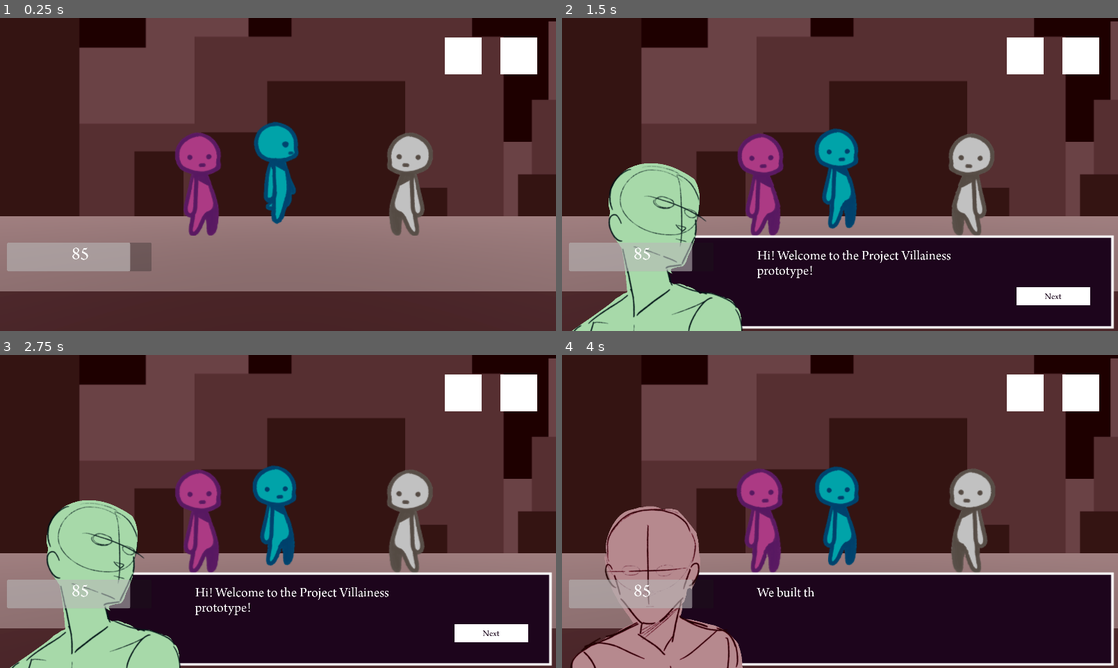
Above: before the commit, frames 1-4 (two rows, left to right).
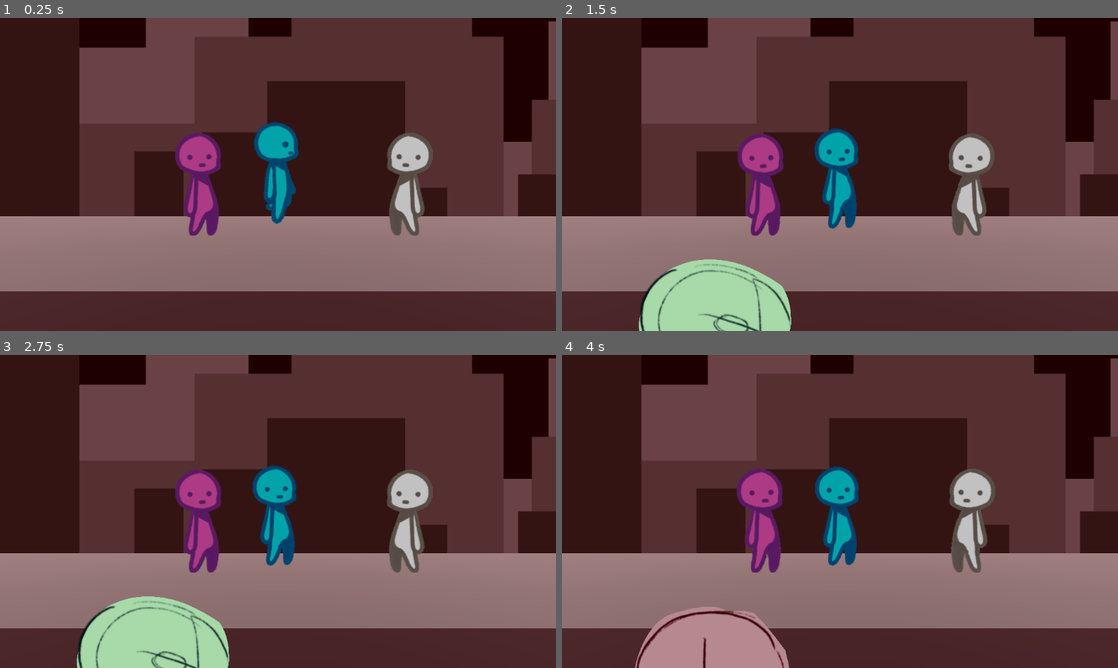
Above: after the commit, the same moments.

Repository: eigenstuffs/SRS
Game: Godot game, scene res://scenes/places/space.tscn
Same seed, same stepped clock (60 frames per second), same inputs: the game is played once before the commit and once after it.
Inputs (mouse positions are in pixels of both pictures, inside the frame that each line leads up to):
- Up to frame 1 (0.25 s): no input
- Up to frame 2 (1.5 s): tap Enter (ui_accept) at 0.5, 0.77 s; move the mouse to (962, 158) at 0.52 s; hold Right (ui_right) 0.53-1.25 s; click (962, 158) at 0.6 s; click (1079, 55) at 1.27 s
- Up to frame 3 (2.75 s): click (489, 633) at 2 s, where only the run before the commit has a clickable "Next"
- Up to frame 4 (4 s): click (1051, 633) at 2.75 s, where only the run before the commit has a clickable "Next"; move the mouse to (728, 527) at 3.52 s; hold Down (ui_down) from 3.53 s (still down); click (728, 527) at 3.6 s; tap Enter (ui_accept) at 3.77 s

The runs differ from the first frame. In frame 1, 3.9% of the frame differs, in the area x 1-97%, y 6-81%; in frame 2, 31%, in the area x 1-100%, y 6-100%; in frame 3, 31%; in frame 4, 30%.

Commit message:
basic book falling + shadow implementation

Diff:
--- a/project.godot
+++ b/project.godot
@@ -22,9 +22,8 @@
 
 [display]
 
-window/size/viewport_width=1920
-window/size/viewport_height=1080
 window/stretch/mode="viewport"
+window/vsync/vsync_mode=3
 
 [gui]
 
--- /dev/null
+++ b/tools/minigames/library/book/Spawner.gd
@@ -0,0 +1,15 @@
+extends Node3D
+
+var next_time = 0
+var time = 0
+
+const BOOK = preload('res://tools/minigames/library/book/book.tscn')
+
+func _process(delta: float) -> void:
+	if time >= next_time:
+		next_time += 1
+		var book : Book = BOOK.instantiate()
+		book.global_position = Vector3(randf_range(-5, 5), global_position.y, randf_range(-5, 5))
+		add_child(book)
+
+	time += delta
--- /dev/null
+++ b/tools/minigames/library/book/book.gd
@@ -0,0 +1,55 @@
+class_name Book extends Node3D
+## Webster dictionary
+##
+## [b]Note:[/b] While the cull mask for [member Book.RigidBody] is set to 1,
+##   the layer mask is initially 0. When the book hits a physics body with layer
+##   1, it will switch its layer mask to also be 1. This is so that falling books
+##   can never interact with other falling books, while grounded books can.
+
+@export var floor_position_y : float = 0.0
+@export var fall_speed : float = 1.0
+
+@onready var shadow : Shadow = $Shadow
+@onready var rigid_body : RigidBody3D = $RigidBody
+@onready var mesh : MeshInstance3D = $RigidBody/BookMesh
+@onready var origin_y : float = global_position.y
+
+var has_collided : bool = false
+var fade_time_seconds : float = 0.5
+var fade_alpha_start : float
+
+func _ready() -> void:
+	shadow.radius = 0
+	shadow.alpha = 0
+
+func _physics_process(delta: float) -> void:
+	if not has_collided:
+		# Fall at constant speed (no acceleration) until colliding
+		rigid_body.translate(fall_speed * delta * Vector3.DOWN)
+
+	if not is_instance_valid(shadow): return
+
+	var physics_position = rigid_body.global_transform.origin
+	var dist = physics_position.y - floor_position_y
+	# Smoothie smoothie blah blah
+	var t = 1 - dist / (origin_y - floor_position_y)
+	t = clampf(1 - pow(2, -10*t), 0, 1)
+
+	shadow.global_position = physics_position
+	shadow.radius = t
+	shadow.alpha = t
+
+func _on_rigid_body_body_entered(body: Node) -> void:
+	rigid_body.call_deferred('set_contact_monitor', false)
+	rigid_body.max_contacts_reported = 0
+	rigid_body.freeze = false
+	rigid_body.collision_layer |= 0b01
+
+	# To increase visual clarity, fade out shadow once book has hit the ground
+	shadow.fade_out()
+	has_collided = true
+
+
+func _on_shadow_on_fully_faded() -> void:
+	# Allow shadows on book to increase visual clarity for other falling books.
+	mesh.layers |= 0b10
--- /dev/null
+++ b/tools/minigames/library/book/book.tscn
@@ -0,0 +1,45 @@
+[gd_scene load_steps=7 format=3 uid="uid://cqrvo3iyralqd"]
+
+[ext_resource type="PackedScene" uid="uid://bu870ui04lo32" path="res://tools/minigames/library/book/shadow.tscn" id="1_ekthe"]
+[ext_resource type="Script" path="res://tools/minigames/library/book/book.gd" id="1_koc33"]
+
+[sub_resource type="PhysicsMaterial" id="PhysicsMaterial_ygqc5"]
+friction = 0.25
+bounce = 0.1
+
+[sub_resource type="BoxShape3D" id="BoxShape3D_llv7v"]
+size = Vector3(1, 0.2, 0.75)
+
+[sub_resource type="StandardMaterial3D" id="StandardMaterial3D_wna35"]
+albedo_color = Color(0.505882, 0, 0.168627, 1)
+
+[sub_resource type="BoxMesh" id="BoxMesh_n2xd3"]
+material = SubResource("StandardMaterial3D_wna35")
+
+[node name="Book" type="Node3D"]
+script = ExtResource("1_koc33")
+
+[node name="Shadow" parent="." instance=ExtResource("1_ekthe")]
+transform = Transform3D(1, 0, 0, 0, 1, 0, 0, 0, 1, 0, -50, 0)
+
+[node name="RigidBody" type="RigidBody3D" parent="."]
+collision_layer = 0
+physics_material_override = SubResource("PhysicsMaterial_ygqc5")
+gravity_scale = 0.5
+freeze = true
+freeze_mode = 1
+max_contacts_reported = 1
+contact_monitor = true
+
+[node name="BookCollisionShape" type="CollisionShape3D" parent="RigidBody"]
+transform = Transform3D(1, 0, 0, 0, 1, 0, 0, 0, 1, 0, 0.2, 0)
+shape = SubResource("BoxShape3D_llv7v")
+
+[node name="BookMesh" type="MeshInstance3D" parent="RigidBody"]
+transform = Transform3D(1, 0, 0, 0, 0.2, 0, 0, 0, 0.75, 0, 0.2, 0)
+cast_shadow = 0
+mesh = SubResource("BoxMesh_n2xd3")
+skeleton = NodePath("../..")
+
+[connection signal="on_fully_faded" from="Shadow" to="." method="_on_shadow_on_fully_faded"]
+[connection signal="body_entered" from="RigidBody" to="." method="_on_rigid_body_body_entered"]
--- /dev/null
+++ b/tools/minigames/library/book/book_test.tscn
@@ -0,0 +1,98 @@
+[gd_scene load_steps=12 format=3 uid="uid://di4pnleutw7x8"]
+
+[ext_resource type="PackedScene" uid="uid://cqrvo3iyralqd" path="res://tools/minigames/library/book/book.tscn" id="1_0ejru"]
+[ext_resource type="Script" path="res://tools/minigames/library/book/Spawner.gd" id="2_ugoer"]
+
+[sub_resource type="ProceduralSkyMaterial" id="ProceduralSkyMaterial_blqkv"]
+sky_horizon_color = Color(0.64625, 0.65575, 0.67075, 1)
+ground_horizon_color = Color(0.64625, 0.65575, 0.67075, 1)
+
+[sub_resource type="Sky" id="Sky_5gjfq"]
+sky_material = SubResource("ProceduralSkyMaterial_blqkv")
+
+[sub_resource type="Environment" id="Environment_hy7ea"]
+background_mode = 2
+sky = SubResource("Sky_5gjfq")
+tonemap_mode = 2
+glow_enabled = true
+
+[sub_resource type="BoxMesh" id="BoxMesh_ic5bd"]
+
+[sub_resource type="BoxShape3D" id="BoxShape3D_dilm3"]
+
+[sub_resource type="CylinderMesh" id="CylinderMesh_ywlh0"]
+
+[sub_resource type="CylinderShape3D" id="CylinderShape3D_dkyuw"]
+
+[sub_resource type="PlaneMesh" id="PlaneMesh_bva7l"]
+
+[sub_resource type="BoxShape3D" id="BoxShape3D_d6quc"]
+
+[node name="BookTest" type="Node3D"]
+
+[node name="Environment" type="Node" parent="."]
+
+[node name="WorldEnvironment" type="WorldEnvironment" parent="Environment"]
+environment = SubResource("Environment_hy7ea")
+
+[node name="DirectionalLight3D" type="DirectionalLight3D" parent="Environment"]
+transform = Transform3D(-0.866023, -0.433016, 0.250001, 0, 0.499998, 0.866027, -0.500003, 0.749999, -0.43301, 0, 0, 0)
+shadow_enabled = true
+
+[node name="Camera3D" type="Camera3D" parent="Environment"]
+transform = Transform3D(1, 0, 0, 0, 0.797921, 0.602762, 0, -0.602762, 0.797921, 0, 4.88528, 7.71048)
+
+[node name="StaticBody3D" type="StaticBody3D" parent="Environment"]
+transform = Transform3D(0.842215, -0.441251, -0.309793, -0.0993125, 0.437799, -0.893571, 0.529916, 0.783345, 0.324899, 0.508889, 0, 0)
+
+[node name="Cube" type="MeshInstance3D" parent="Environment/StaticBody3D"]
+transform = Transform3D(1, 0, 1.49012e-08, 0, 1, 2.98023e-08, 1.49012e-08, -2.98023e-08, 1, 0, 0, 0)
+layers = 3
+mesh = SubResource("BoxMesh_ic5bd")
+skeleton = NodePath("../../..")
+
+[node name="CollisionShape3D" type="CollisionShape3D" parent="Environment/StaticBody3D"]
+transform = Transform3D(1, -2.98023e-08, 1.49012e-08, -2.98023e-08, 1, 2.98023e-08, 4.47035e-08, -5.96046e-08, 1, 0, 0, 0)
+shape = SubResource("BoxShape3D_dilm3")
+
+[node name="StaticBody3D2" type="StaticBody3D" parent="Environment"]
+transform = Transform3D(-1.31134e-07, -3, 0, 3, -1.31134e-07, 0, 0, 0, 3, 0, -1.714, 0)
+
+[node name="Cylinder" type="MeshInstance3D" parent="Environment/StaticBody3D2"]
+layers = 3
+mesh = SubResource("CylinderMesh_ywlh0")
+skeleton = NodePath("../../..")
+
+[node name="CollisionShape3D" type="CollisionShape3D" parent="Environment/StaticBody3D2"]
+shape = SubResource("CylinderShape3D_dkyuw")
+
+[node name="StaticBody3D3" type="StaticBody3D" parent="Environment"]
+transform = Transform3D(25, 0, 0, 0, 25, 0, 0, 0, 25, 0, -2.3, 0)
+
+[node name="Plane" type="MeshInstance3D" parent="Environment/StaticBody3D3"]
+layers = 3
+mesh = SubResource("PlaneMesh_bva7l")
+skeleton = NodePath("../../..")
+
+[node name="CollisionShape3D" type="CollisionShape3D" parent="Environment/StaticBody3D3"]
+transform = Transform3D(2, 0, 0, 0, 2, 0, 0, 0, 2, 0, -1, 0)
+shape = SubResource("BoxShape3D_d6quc")
+
+[node name="Book" parent="." instance=ExtResource("1_0ejru")]
+transform = Transform3D(1, 0, 0, 0, 1, 0, 0, 0, 1, -0.298095, 5, -0.619678)
+visible = false
+floor_position_y = -2.3
+
+[node name="Book2" parent="." instance=ExtResource("1_0ejru")]
+transform = Transform3D(1, 0, 0, 0, 1, 0, 0, 0, 1, 0.133399, 4.2246, 0.13406)
+visible = false
+floor_position_y = -2.3
+
+[node name="Book3" parent="." instance=ExtResource("1_0ejru")]
+transform = Transform3D(1, 0, 0, 0, 1, 0, 0, 0, 1, -0.162137, 3.30783, -0.251547)
+visible = false
+floor_position_y = -2.3
+
+[node name="Spawner" type="Node3D" parent="."]
+transform = Transform3D(1, 0, 0, 0, 1, 0, 0, 0, 1, 0, 5.5658, 0)
+script = ExtResource("2_ugoer")
--- /dev/null
+++ b/tools/minigames/library/book/shadow.gd
@@ -0,0 +1,48 @@
+class_name Shadow extends Decal
+## An imitation shadow implemented as a Decal node.
+##
+## [b]Note:[/b] The cull mask of the decal is set for all layers
+##   [b]EXCEPT LAYER 1[/b]! Be sure another bit is set in [code]VisualInstance3D[/code]->Layers
+##   if you want the shadow to be visible on your [code]MeshInstance3D[/code].
+
+## Signaled when the shadow is entirely faded, just before [code]queue_free()[/code]
+## is called
+signal on_fully_faded
+
+## Roughly corresponds to the size of the shadow, although the penumbra may be
+## larger.
+@export var radius : float = 1 :
+	set(value):
+		radius = value
+		size.x = radius * 2
+		size.z = radius * 2
+
+## Roughly corresponds to the opacity of the shadow
+@export var alpha : float = 0.5 :
+	set(value):
+		# TODO: OVERLAPPING SHADOWS ARE NOT VISUALLY DIFFERENTIABLE!
+		if should_fade: return
+
+		alpha = value
+		albedo_mix = lerp(0.3, 0.95, alpha)
+
+@export var fade_time_seconds : float = 1
+
+var should_fade : bool = false
+var fade_time : float = 0
+
+## Causes the shadow to "fade out" over [member Shadow.fade_time_seconds], calling
+## [code]queue_free()[/code] once fully faded.
+func fade_out() -> void:
+	should_fade = true
+
+func _process(delta: float) -> void:
+	if not should_fade: return
+
+	# Decrease alpha smoothly, freeing self once fully faded
+	albedo_mix = smoothstep(alpha, 0, fade_time / fade_time_seconds)
+	if fade_time >= fade_time_seconds:
+		queue_free()
+		on_fully_faded.emit()
+	else:
+		fade_time += delta
--- /dev/null
+++ b/tools/minigames/library/book/shadow.tscn
@@ -0,0 +1,24 @@
+[gd_scene load_steps=4 format=3 uid="uid://bu870ui04lo32"]
+
+[ext_resource type="Script" path="res://tools/minigames/library/book/shadow.gd" id="1_qhm2k"]
+
+[sub_resource type="Gradient" id="Gradient_mt7y4"]
+interpolation_mode = 2
+offsets = PackedFloat32Array(0.330986, 0.717391)
+colors = PackedColorArray(0, 0, 0, 1, 0, 0, 0, 0)
+
+[sub_resource type="GradientTexture2D" id="GradientTexture2D_q58lb"]
+gradient = SubResource("Gradient_mt7y4")
+width = 256
+height = 256
+fill = 1
+fill_from = Vector2(0.5, 0.5)
+
+[node name="Shadow" type="Decal"]
+size = Vector3(2, 100, 2)
+texture_albedo = SubResource("GradientTexture2D_q58lb")
+albedo_mix = 0.65
+upper_fade = 0.0001
+lower_fade = 0.0001
+cull_mask = 1048574
+script = ExtResource("1_qhm2k")
